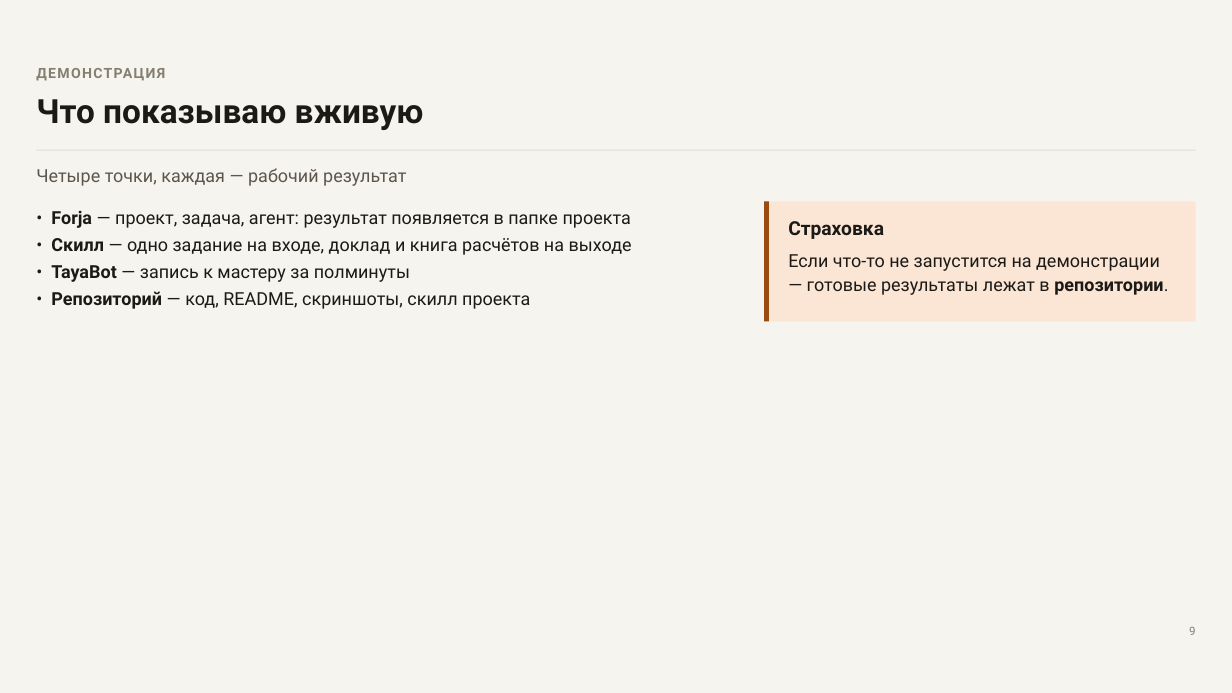
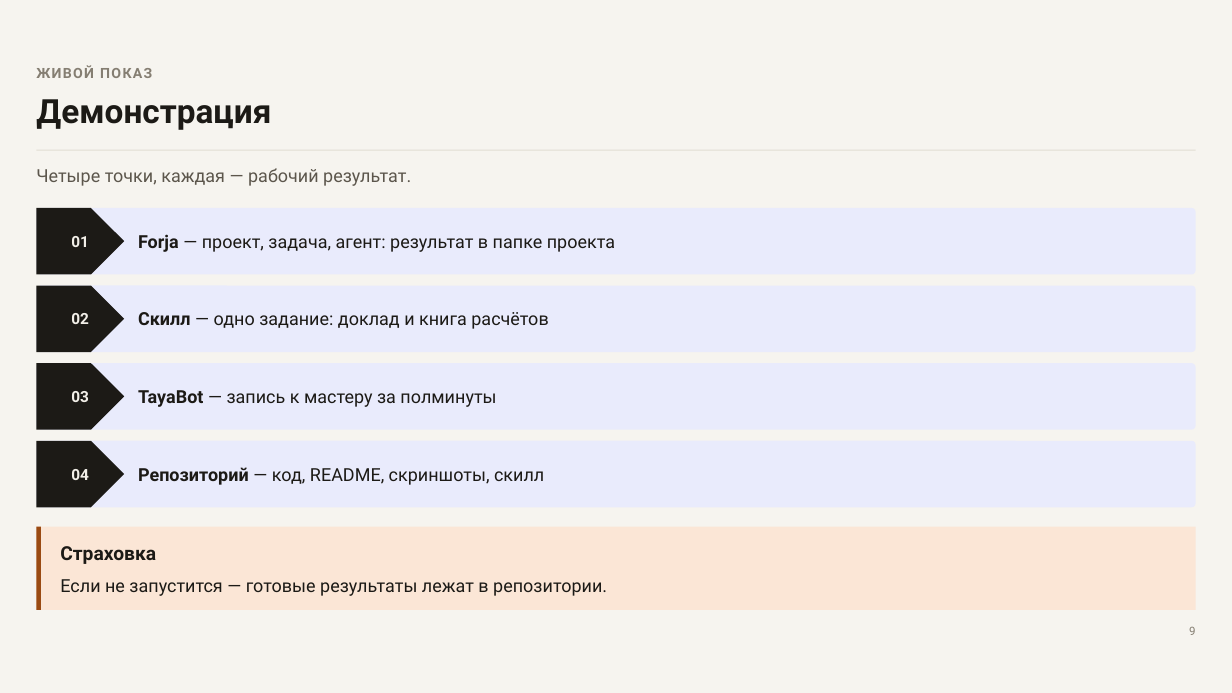
Before and after one commit to khsergey-afk/forja-zerocoder, a slide deck: slide 9 of docs/2026-11-01_forja-выпускной_доклад.pptx. Drawn at 1232x693 pixels with LibreOffice and Linux fonts; fonts in the diff are those of the drawing. Boxes give left, top, right and bottom in pixels: in the first picture for what was removed or moved away, otherwise in the second. Text is boxed around its words. In the diff, an @@ line names an element or a change of style, - is before the commit and + after.

```diff
--- a/docs/2026-11-01_forja-выпускной_доклад.pptx
+++ b/docs/2026-11-01_forja-выпускной_доклад.pptx
@@ text added at (36,65,152,78), 11 pt, text #857E72, bold @@
+ЖИВОЙ ПОКАЗ
@@ text at (36,99,271,130): text changed; size 11 to 26 pt; text colour #857E72 to #1C1A16 @@
-ДЕМОНСТРАЦИЯ
+Демонстрация
@@ text removed at (36,99,424,130) @@
-Что показываю вживую
@@ text at (36,168,411,186): text changed @@
-Четыре точки, каждая — рабочий результат
+Четыре точки, каждая — рабочий результат.
@@ rounded rectangle added at (36,208,1196,274), fill #E9EBFC @@
@@ pentagon arrow added at (36,208,124,274), fill #1C1A16 @@
@@ rectangle removed at (764,201,1196,322) @@
@@ rectangle removed at (764,201,769,322) @@
@@ text removed at (51,210,632,309) @@
-• Forja — проект, задача, агент: результат появляется в папке проекта
-• Скилл — одно задание на входе, доклад и книга расчётов на выходе
-• TayaBot — запись к мастеру за полминуты
-• Репозиторий — код, README, скриншоты, скилл проекта
@@ text added at (71,236,89,247), 12 pt, text #F2EFE8, bold @@
+01
@@ text added at (138,234,615,252), 14 pt, text #1C1A16 @@
+Forja — проект, задача, агент: результат в папке проекта
@@ rounded rectangle added at (36,286,1196,352), fill #E9EBFC @@
@@ pentagon arrow added at (36,286,124,352), fill #1C1A16 @@
@@ text added at (71,313,89,324), 12 pt, text #F2EFE8, bold @@
+02
@@ text added at (138,312,548,329), 14 pt, text #1C1A16 @@
+Скилл — одно задание: доклад и книга расчётов
@@ rounded rectangle added at (36,363,1196,430), fill #E9EBFC @@
@@ pentagon arrow added at (36,363,124,430), fill #1C1A16 @@
@@ text added at (71,391,89,402), 12 pt, text #F2EFE8, bold @@
+03
@@ text added at (138,390,496,407), 14 pt, text #1C1A16 @@
+TayaBot — запись к мастеру за полминуты
@@ rounded rectangle added at (36,441,1196,507), fill #E9EBFC @@
@@ pentagon arrow added at (36,441,124,507), fill #1C1A16 @@
@@ text added at (71,469,89,480), 12 pt, text #F2EFE8, bold @@
+04
@@ text added at (138,467,544,485), 14 pt, text #1C1A16 @@
+Репозиторий — код, README, скриншоты, скилл
@@ rectangle added at (36,527,1196,610), fill #FBE6D6 @@
@@ rectangle added at (36,527,41,610), fill #9A4A12 @@
@@ text "Страховка": place and size @@
-text "Страховка" at (788,221,884,239)
+text "Страховка" at (60,546,156,564)
@@ text at (60,579,607,596): text changed @@
-Если что-то не запустится на демонстрации — готовые результаты лежат в репозитории.
+Если не запустится — готовые результаты лежат в репозитории.
```
Also in this commit, not shown: 10 other slides changed, 3 slides added, 3 slides removed, 17 other files.
